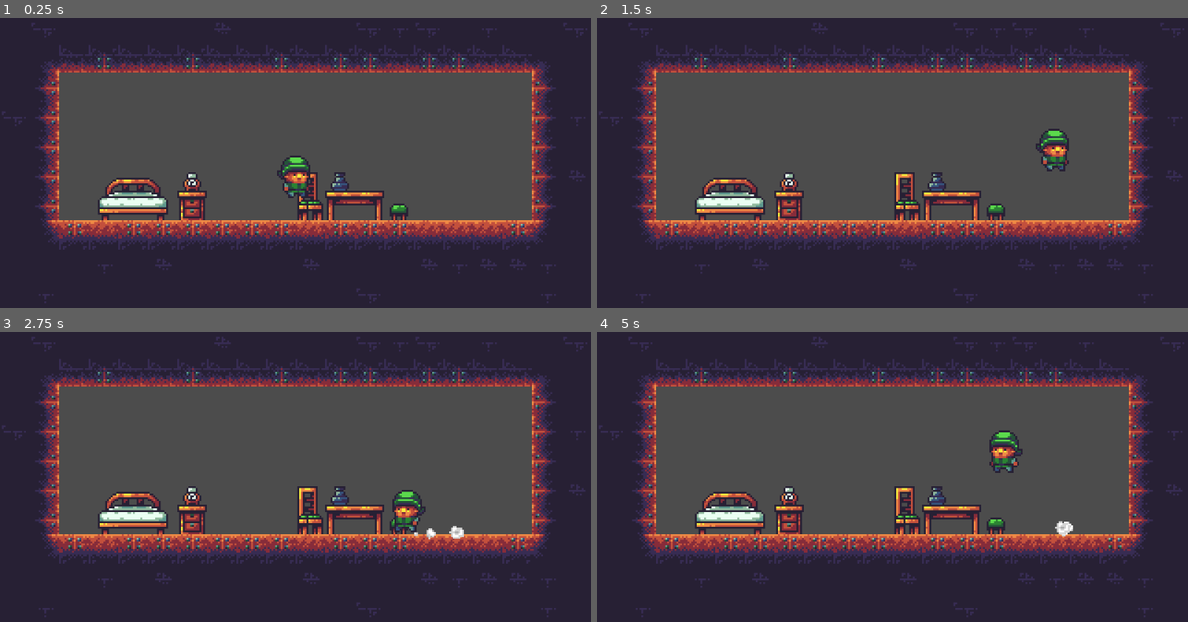
Above: before the commit, frames 1-4 (two rows, left to right).
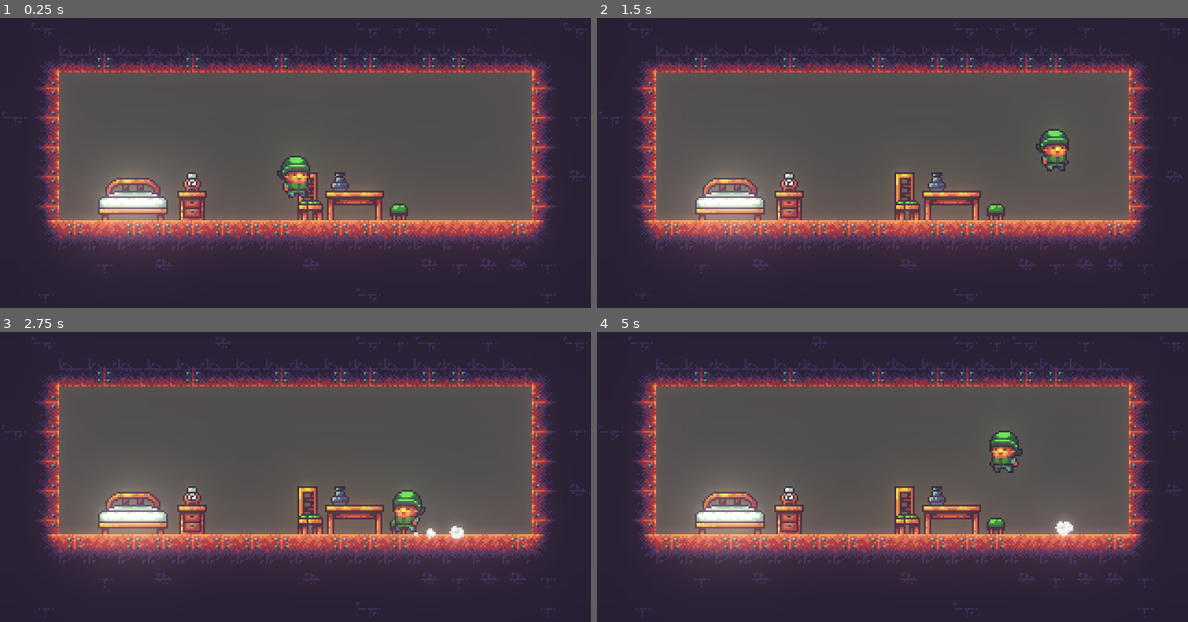
Above: after the commit, the same moments.

Repository: lethiandev/gd-christmas-morning
Game: Godot game, scene res://stages/bedroom/bedroom_stage.tscn
The game is run twice, just before and just after one commit, with the same random seed, the same clock (stepped at 60 frames per second) and the same inputs.
Inputs:
- Up to frame 1 (0.25 s): no input
- Up to frame 2 (1.5 s): hold D (move_right) from 0.53 s (still down); tap W (jump) at 0.77 s
- Up to frame 3 (2.75 s): tap W (jump) at 1.52 s; release D (move_right) at 2.03 s; hold A (move_left) from 2.03 s (still down)
- Up to frame 4 (5 s): release A (move_left) at 2.78 s; hold D (move_right) 2.78-4.28 s; tap W (jump) at 3.02, 3.77, 4.52 s; hold A (move_left) from 4.28 s (still down)

The runs differ from the first frame. In frame 1, 12% of the frame differs, in the area x 8-92%, y 32-81%; in frame 2, 12%; in frame 3, 13%; in frame 4, 13%.

Commit message:
Add postprocess autoload node

Diff:
--- /dev/null
+++ b/src/autoloads/postprocess/postprocess.env.tres
@@ -0,0 +1,12 @@
+[gd_resource type="Environment" format=2]
+
+[resource]
+background_mode = 4
+glow_enabled = true
+glow_levels/6 = true
+glow_intensity = 1.64
+glow_strength = 1.12
+glow_hdr_threshold = 0.24
+glow_hdr_luminance_cap = 84.45
+glow_hdr_scale = 1.69
+glow_bicubic_upscale = true
--- /dev/null
+++ b/src/autoloads/postprocess/postprocess.tscn
@@ -0,0 +1,8 @@
+[gd_scene load_steps=2 format=2]
+
+[ext_resource path="res://autoloads/postprocess/postprocess.env.tres" type="Environment" id=1]
+
+[node name="Postprocess" type="Node"]
+
+[node name="WorldEnvironment" type="WorldEnvironment" parent="."]
+environment = ExtResource( 1 )
--- a/src/project.godot
+++ b/src/project.godot
@@ -13,6 +13,10 @@
 config/name="Secret Santa Game"
 run/main_scene="res://stages/bedroom/bedroom_stage.tscn"
 config/icon="res://icon.png"
+
+[autoload]
+
+Postprocess="*res://autoloads/postprocess/postprocess.tscn"
 
 [display]
 
--- a/src/stages/sandbox/sandbox_stage.tscn
+++ b/src/stages/sandbox/sandbox_stage.tscn
@@ -1,21 +1,10 @@
-[gd_scene load_steps=10 format=2]
+[gd_scene load_steps=9 format=2]
 
 [ext_resource path="res://tileset/basic/basic.tileset.tres" type="TileSet" id=1]
 [ext_resource path="res://player/player.tscn" type="PackedScene" id=2]
 [ext_resource path="res://tileset/basic/basic.png" type="Texture" id=3]
 [ext_resource path="res://tileset/workshop/workshop.tileset.tres" type="TileSet" id=4]
 [ext_resource path="res://items/food/food_item.tscn" type="PackedScene" id=5]
-
-[sub_resource type="Environment" id=1]
-background_mode = 4
-glow_enabled = true
-glow_levels/6 = true
-glow_intensity = 1.64
-glow_strength = 1.12
-glow_hdr_threshold = 0.24
-glow_hdr_luminance_cap = 84.45
-glow_hdr_scale = 1.69
-glow_bicubic_upscale = true
 
 [sub_resource type="RectangleShape2D" id=2]
 extents = Vector2( 24, 8 )
@@ -53,9 +42,6 @@
 }
 
 [node name="SandboxStage" type="Node"]
-
-[node name="WorldEnvironment" type="WorldEnvironment" parent="."]
-environment = SubResource( 1 )
 
 [node name="TileMap4" type="TileMap" parent="."]
 tile_set = ExtResource( 1 )
